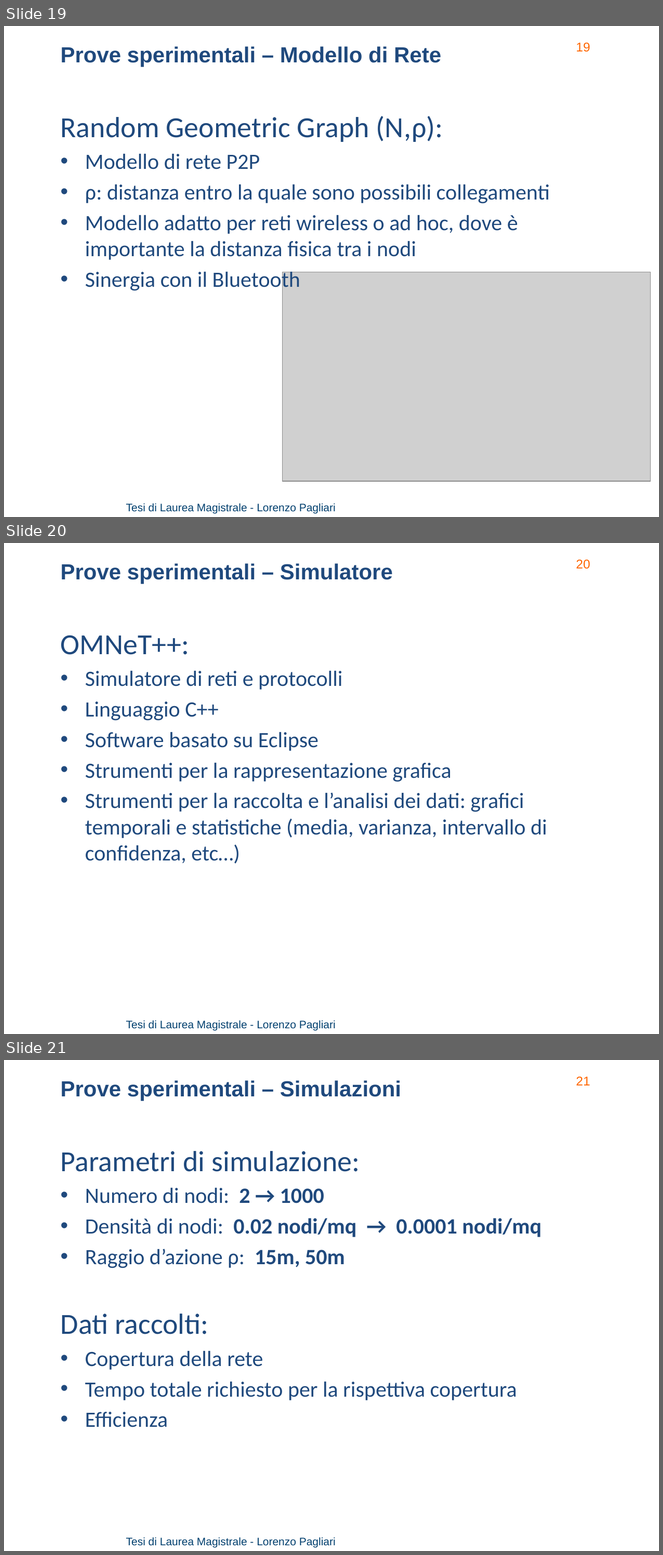
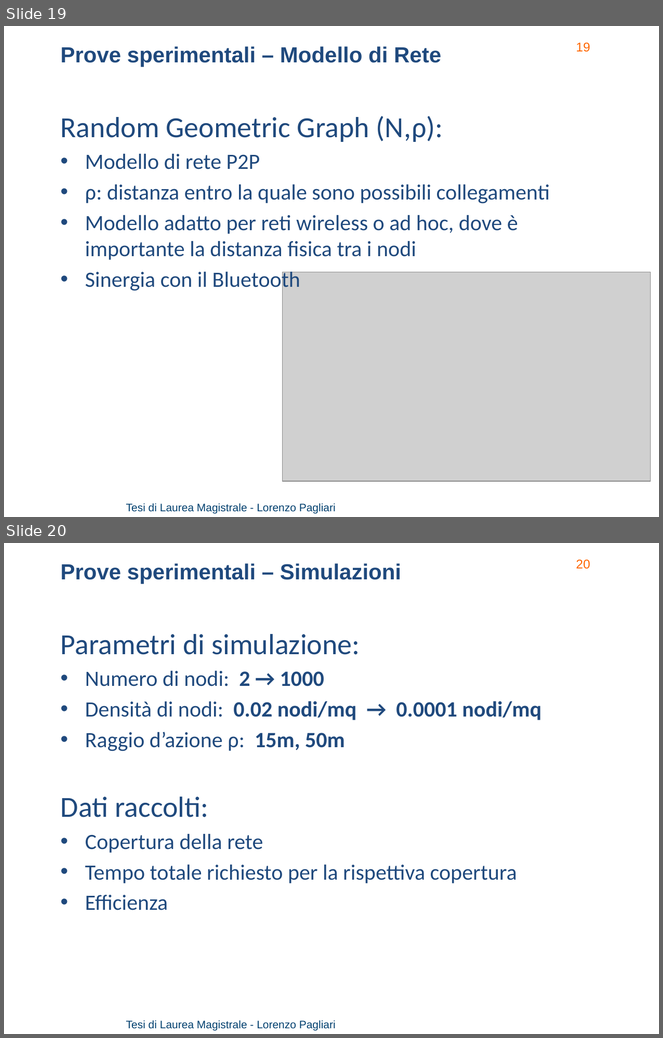
Before and after one commit to lorenzo-pagliari/Tesi, a slide deck: presentazione/Pagliari Lorenzo - presentazione_v2.pptx. Shown one above the other, each under a label of ours: slides 19, 20 and 21 before the commit, slides 19 and 20 after it. The pictures are 663x1555 and 663x1038 pixels, drawn with LibreOffice and Linux fonts; fonts in the diff are those of the drawing; grey boxes stand for pictures; background and template pictures are left out. Boxes give left, top, right and bottom in pixels: in the first picture for what was removed or moved away, otherwise in the second. Text is boxed around its words. In the diff, an @@ line names an element or a change of style, - is before the commit and + after.

```diff
--- a/presentazione/Pagliari Lorenzo - presentazione_v2.pptx
+++ b/presentazione/Pagliari Lorenzo - presentazione_v2.pptx
@@ slide 20 removed at <box>4,543,659,1034</box>, background picture (left out); not listed: 2 template elements that a slide beside it also shows @@
@@ text removed at <box>61,563,393,584</box> @@
-Prove sperimentali – Simulatore
@@ text removed at <box>61,635,547,864</box> @@
-OMNeT++:
-• Simulatore di reti e protocolli
-• Linguaggio C++
-• Software basato su Eclipse
-• Strumenti per la rappresentazione grafica
-• Strumenti per la raccolta e l’analisi dei dati: grafici temporali e statistiche (media, varianza, intervallo di confidenza, etc…)
@@ what was slide 21 is now slide 20 @@
@@ page number at <box>576,560,590,569</box>: text changed @@
-21
+20
```
Also in this commit, not shown: 4 slides changed, 22 other files.
